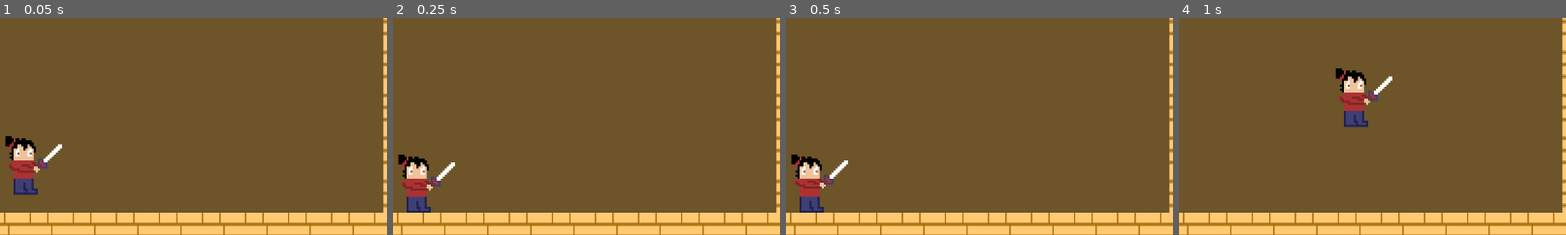
Above: before the commit, frames 1-4 (left to right).
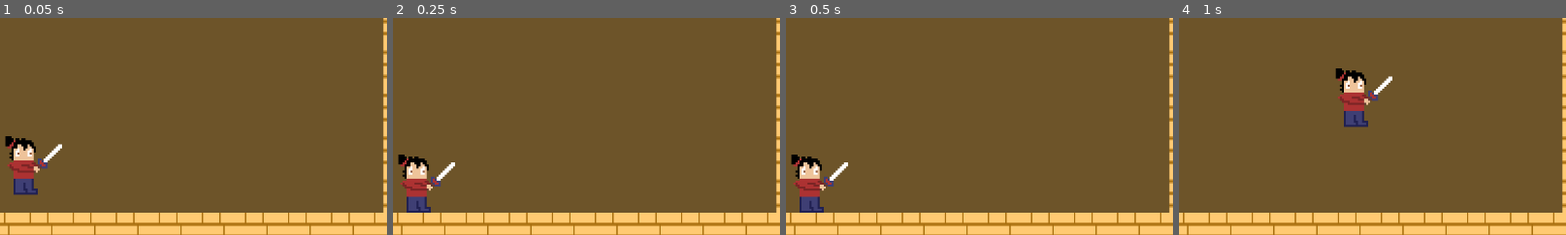
Above: after the commit, the same moments.

Repository: J-Abitria/crimson-jam-26
Game: Godot game, scene res://battleground.tscn
Same seed, same stepped clock (60 frames per second), same inputs: the game is played once before the commit and once after it.
Inputs:
- Up to frame 1 (0.05 s): no input
- Up to frame 2 (0.25 s): no input
- Up to frame 3 (0.5 s): no input
- Up to frame 4 (1 s): tap Enter at 0.5 s; hold Right (move_right) from 0.53 s (still down); tap X (attack) at 0.6 s; tap Z (jump) at 0.77 s
The pictures show only the part of the screen within x 48-98%, y 50-100%; the shares and areas given below are measured in that part.

Frames 1-2 are identical in both runs. In frame 3, 0.4% of the frame differs, in the area x 2-17%, y 65-80%; in frame 4, nothing differs.

Commit message:
Fixed hitbox alignment when direction is flipped.

Diff:
--- a/unleash-beast/Assets/Scripts/player.gd
+++ b/unleash-beast/Assets/Scripts/player.gd
@@ -9,6 +9,7 @@
 @export var speed = 500
 @export var jump_speed = -800
 
+@onready var animation_player = $AnimationPlayer
 @onready var animation_sprite = $AnimatedSprite2D
 @onready var collision_shape = $CollisionShape2D
 @onready var collision_start_pos = collision_shape.position
@@ -18,8 +19,8 @@
 var gravity = ProjectSettings.get_setting("physics/2d/default_gravity")
 
 func _ready():
-	animation_sprite.play("idle")
-	animation_sprite.animation_finished.connect(_on_animation_finished)
+	animation_player.play("idle")
+	animation_player.animation_finished.connect(_on_animation_finished)
 
 func _process(_delta: float) -> void:
 	get_aiming_input()
@@ -41,23 +42,18 @@
 
 	move_and_slide()
 
-func _on_animation_finished():
+func _on_animation_finished(anim_name: String):
 	print("Animation done")
 
-	match(animation_sprite.animation):
-		"down-attack":
-			animation_sprite.offset -= Vector2(-8, 6)
-		"up-attack":
-			animation_sprite.offset -= Vector2(-7, -5)
-
-	animation_sprite.play("idle")
+	if anim_name.ends_with("attack"):
+		animation_player.play("idle")
 
 func get_movement_input():
 	var input_direction = Input.get_axis("move_left", "move_right")
 
-	if not is_zero_approx(input_direction) and not animation_sprite.animation.ends_with("attack"):
+	if not is_zero_approx(input_direction) and not animation_player.current_animation.ends_with("attack"):
 		animation_sprite.scale.x = input_direction
-		animation_sprite.offset = Vector2.ZERO if input_direction == 1 else Vector2(14, 0)
+		animation_sprite.position = Vector2.ZERO if input_direction == 1 else Vector2(-14, 0)
 
 	# Uses in the in-built character velocity to determine the direction the player should move.
 	velocity.x = input_direction * speed
@@ -87,14 +83,12 @@
 	previous_direction = attack_direction
 
 func choose_attack_animation():
-	if animation_sprite.animation.ends_with("attack"):
+	if animation_player.current_animation.ends_with("attack"):
 		return
 
 	if attack_direction == AttackDirection.HORIZONTAL:
-		animation_sprite.play("horizontal-attack")
+		animation_player.play("horizontal-attack")
 	elif attack_direction == AttackDirection.UP:
-		animation_sprite.offset += Vector2(-7, -5)
-		animation_sprite.play("up-attack")
+		animation_player.play("up-attack")
 	elif attack_direction == AttackDirection.DOWN and not is_on_floor():
-		animation_sprite.offset += Vector2(-8, 6)
-		animation_sprite.play("down-attack")
+		animation_player.play("down-attack")
--- a/unleash-beast/battleground.tscn
+++ b/unleash-beast/battleground.tscn
@@ -158,6 +158,18 @@
 "update": 0,
 "values": [Vector2(0, 0)]
 }
+tracks/2/type = "value"
+tracks/2/imported = false
+tracks/2/enabled = true
+tracks/2/path = NodePath("AnimatedSprite2D:animation")
+tracks/2/interp = 1
+tracks/2/loop_wrap = true
+tracks/2/keys = {
+"times": PackedFloat32Array(0),
+"transitions": PackedFloat32Array(1),
+"update": 1,
+"values": [&"idle"]
+}
 
 [sub_resource type="Animation" id="Animation_jf5ul"]
 resource_name = "horizontal-attack"
@@ -186,6 +198,18 @@
 "update": 0,
 "values": [Vector2(-8, 6)]
 }
+tracks/2/type = "value"
+tracks/2/imported = false
+tracks/2/enabled = true
+tracks/2/path = NodePath("AnimatedSprite2D:animation")
+tracks/2/interp = 1
+tracks/2/loop_wrap = true
+tracks/2/keys = {
+"times": PackedFloat32Array(0),
+"transitions": PackedFloat32Array(1),
+"update": 1,
+"values": [&"down-attack"]
+}
 
 [sub_resource type="Animation" id="Animation_pbaqw"]
 resource_name = "horizontal-attack"
@@ -214,10 +238,23 @@
 "update": 0,
 "values": [Vector2(0, 0)]
 }
+tracks/2/type = "value"
+tracks/2/imported = false
+tracks/2/enabled = true
+tracks/2/path = NodePath("AnimatedSprite2D:animation")
+tracks/2/interp = 1
+tracks/2/loop_wrap = true
+tracks/2/keys = {
+"times": PackedFloat32Array(0),
+"transitions": PackedFloat32Array(1),
+"update": 1,
+"values": [&"horizontal-attack"]
+}
 
 [sub_resource type="Animation" id="Animation_fgihj"]
 resource_name = "idle"
 length = 1.5
+loop_mode = 1
 tracks/0/type = "value"
 tracks/0/imported = false
 tracks/0/enabled = true
@@ -241,6 +278,18 @@
 "transitions": PackedFloat32Array(1),
 "update": 0,
 "values": [Vector2(0, 0)]
+}
+tracks/2/type = "value"
+tracks/2/imported = false
+tracks/2/enabled = true
+tracks/2/path = NodePath("AnimatedSprite2D:animation")
+tracks/2/interp = 1
+tracks/2/loop_wrap = true
+tracks/2/keys = {
+"times": PackedFloat32Array(0),
+"transitions": PackedFloat32Array(1),
+"update": 1,
+"values": [&"idle"]
 }
 
 [sub_resource type="Animation" id="Animation_ha7fu"]
@@ -269,6 +318,18 @@
 "transitions": PackedFloat32Array(1),
 "update": 0,
 "values": [Vector2(-7, -5)]
+}
+tracks/2/type = "value"
+tracks/2/imported = false
+tracks/2/enabled = true
+tracks/2/path = NodePath("AnimatedSprite2D:animation")
+tracks/2/interp = 1
+tracks/2/loop_wrap = true
+tracks/2/keys = {
+"times": PackedFloat32Array(0),
+"transitions": PackedFloat32Array(1),
+"update": 1,
+"values": [&"up-attack"]
 }
 
 [sub_resource type="AnimationLibrary" id="AnimationLibrary_pbaqw"]
@@ -296,8 +357,7 @@
 [node name="AnimatedSprite2D" type="AnimatedSprite2D" parent="Player" unique_id=748986944]
 texture_filter = 1
 sprite_frames = SubResource("SpriteFrames_yf5fn")
-animation = &"up-attack"
-frame = 7
+animation = &"idle"
 
 [node name="CollisionShape2D" type="CollisionShape2D" parent="Player" unique_id=1313480017]
 position = Vector2(-6.9999995, 3.333333)
